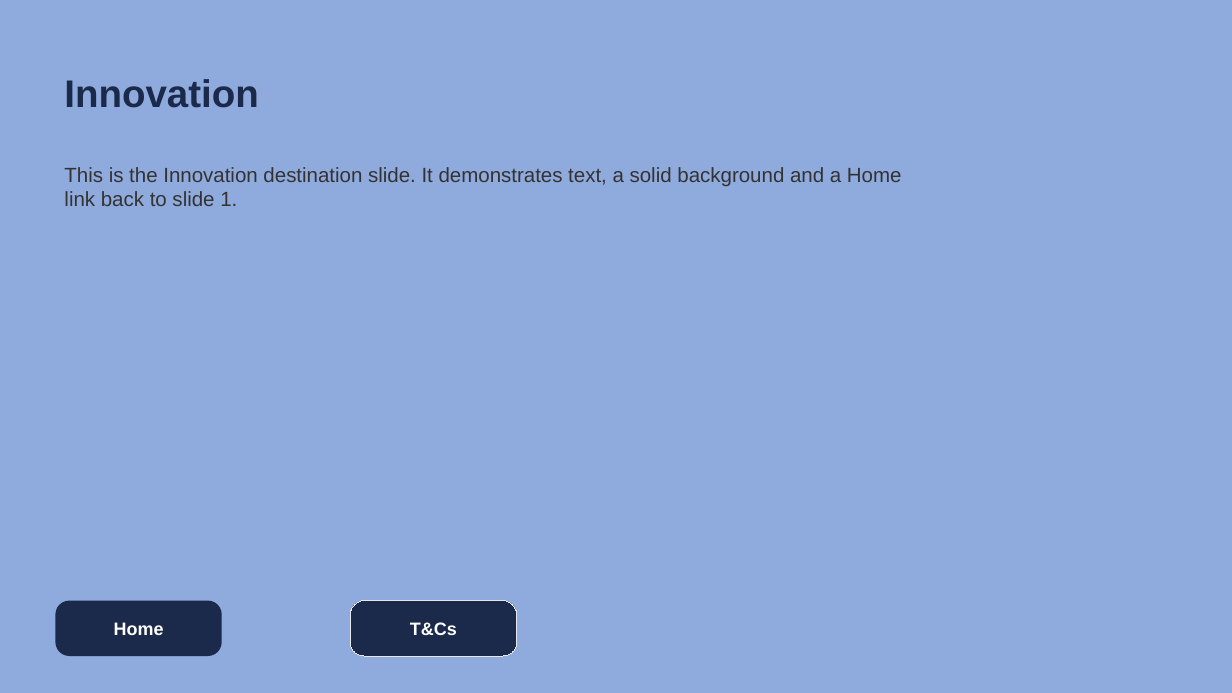
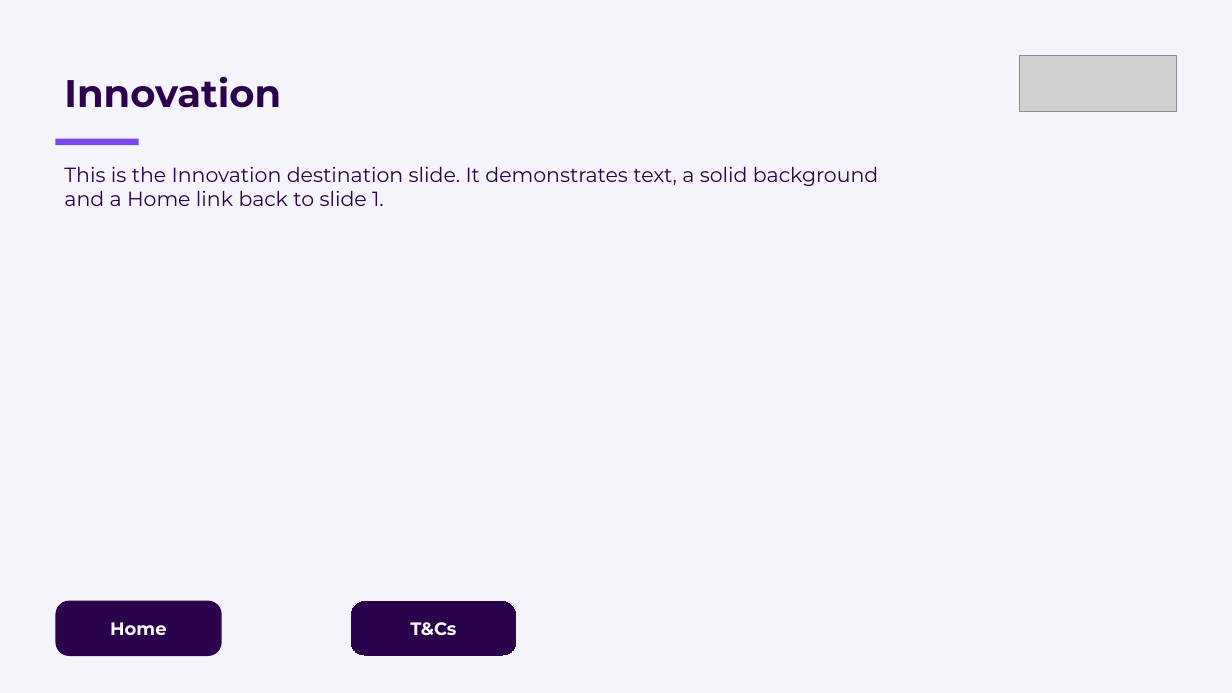
Before and after one commit to grahamlehr/stuPad, a slide deck: slide 4 of public/template.pptx. Drawn at 1232x693 pixels with LibreOffice and Linux fonts; fonts in the diff are those of the drawing; grey boxes stand for pictures. Boxes give left, top, right and bottom in pixels: in the first picture for what was removed or moved away, otherwise in the second. Text is boxed around its words. In the diff, an @@ line names an element or a change of style, - is before the commit and + after.

```diff
--- a/public/template.pptx
+++ b/public/template.pptx
@@ background #8FAADC to #F6F4FB @@
@@ text "Innovation" at <box>64,76,281,108</box>: font Arial to Montserrat, text colour #1B2A4A to #2A034C @@
@@ picture added at <box>1019,55,1177,112</box> @@
@@ rectangle added at <box>55,139,139,145</box>, fill #7949F0 @@
@@ text "This is the Innovation destination ..." at <box>64,166,878,206</box>: font Arial to Montserrat, text colour #333333 to #2A034C @@
@@ rounded rectangle "Home" at <box>55,601,222,656</box>: font Arial to Montserrat, text colour #FFFFFF to #FBFAFF; fill #1B2A4A to #2A034C @@
@@ rounded rectangle "T&Cs" at <box>350,601,517,656</box>: font Arial to Montserrat, text colour #FFFFFF to #FBFAFF; fill #1B2A4A to #2A034C; outline #E7E6E6 0.75 pt to #F6F4FB 0.75 pt @@
```
Also in this commit, not shown: 7 other slides changed, 6 other files.
